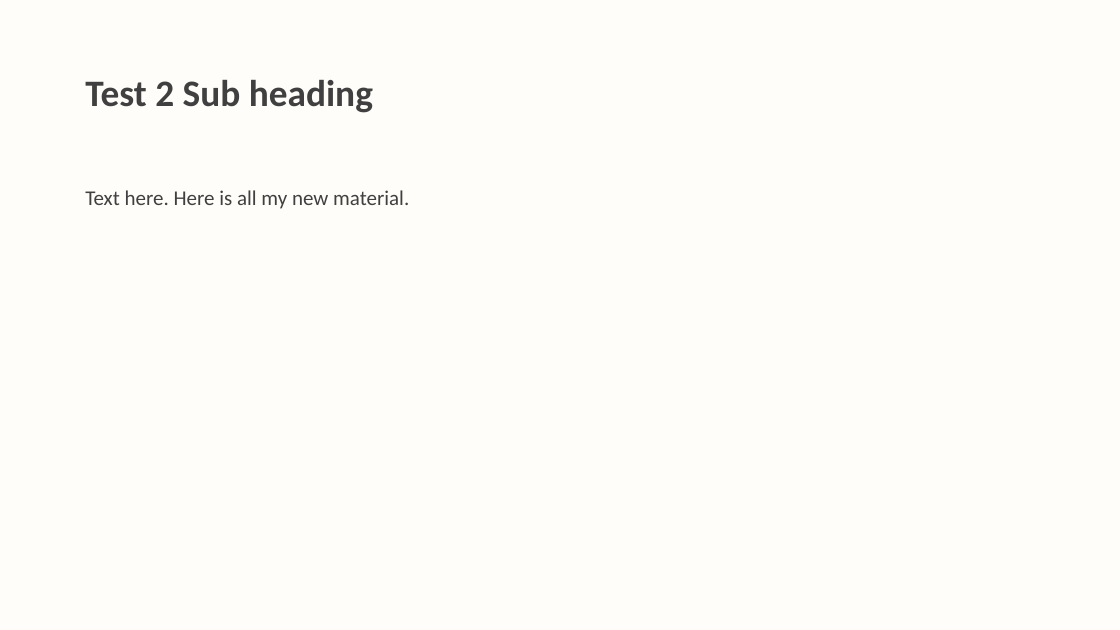
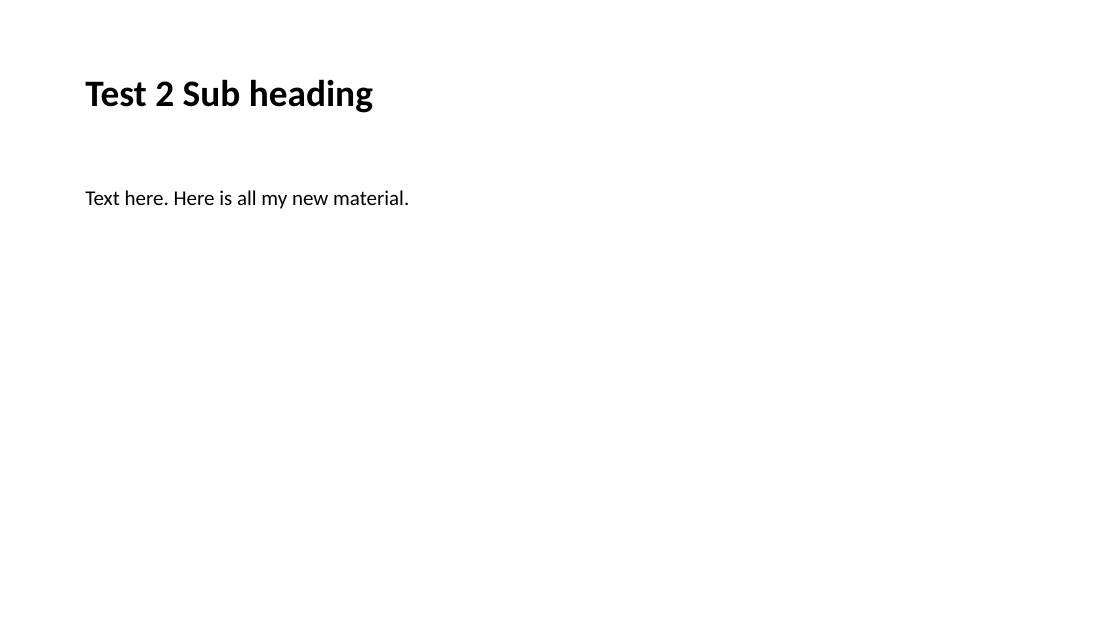
Before and after one commit to LittleMonkeyLab/PS52007Dslides, a slide deck: slide 3 of lectures/_resources/templates/pptx/RMLecturepptxTemplate.pptx. Drawn at 1120x630 pixels with LibreOffice and Linux fonts; fonts in the diff are those of the drawing. Boxes give left, top, right and bottom in pixels: in the first picture for what was removed or moved away, otherwise in the second. Text is boxed around its words. In the diff, an @@ line names an element or a change of style, - is before the commit and + after.

```diff
--- a/lectures/_resources/templates/pptx/RMLecturepptxTemplate.pptx
+++ b/lectures/_resources/templates/pptx/RMLecturepptxTemplate.pptx
@@ background #FFF2CC at 10% opacity to #FFFFFF @@
@@ title "Test 2 Sub heading" at bbox=[85, 79, 373, 113]: text colour #404040 to #000000 @@
@@ text "Text here. Here is all ..." at bbox=[85, 190, 409, 209]: text colour #404040 to #000000 @@
```
Also in this commit, not shown: 6 other slides changed, 28 other files.
